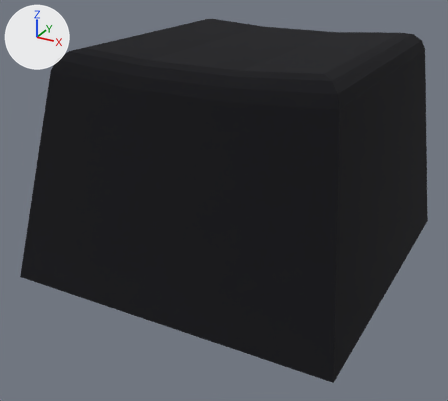
What one commit did to the FBX model Misinput/Assets/All Blender Models/DKey.fbx.
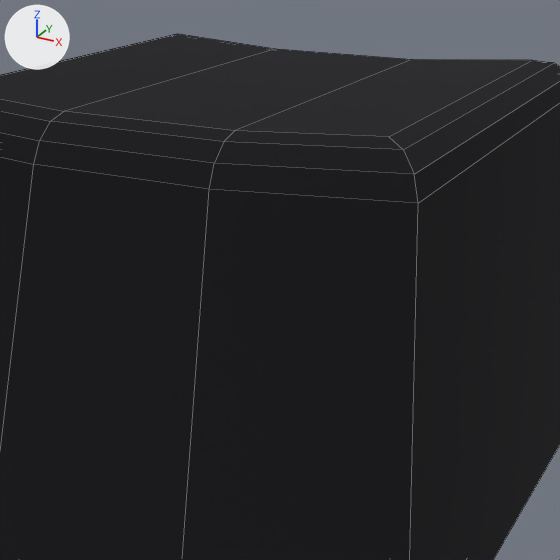
Each version appears first whole from a camera (50 mm lens) standing at (-0.114, -0.283, 0.166) and looking at (-0.337, 0.121, -0.036), and next in a close-up on the part from 26% to 93% of the width and 0% to 75% of the height. Arrows for +X, +Y and +Z are at upper left; the lights stay in place. The close-ups show mesh edges as thin lines. Where no turn or scale is listed for an object, it has been applied to the vertices.

Objects in the first close-up: 'D'.
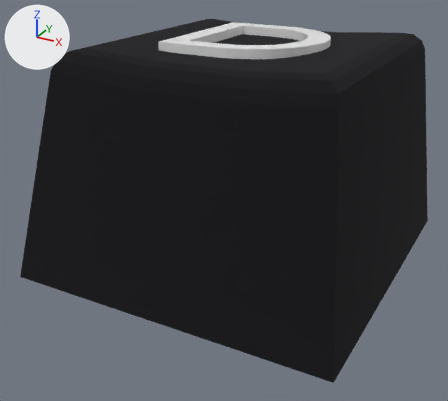
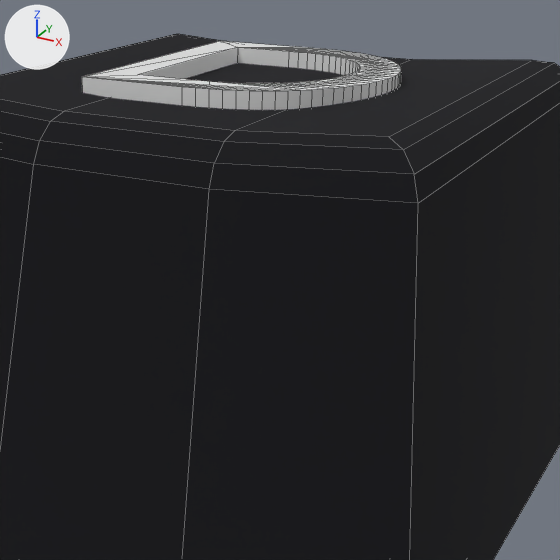
The change in detail:
Mesh me_a_002 is new.
It has 172 vertices, 258 faces and spans x -0.0512..0.0563, y -0.0514..0.0654, z -0.0086..0.0.
Object 'A.003' (ob_a_003) is new; it shows me_a_002.
Its location is (-0.3284, 0.1512, 0.0895).

Pixel boxes [x1, y1, x2, y2] of what changed, in the close-ups (560 x 560 px):
'A.003', added: after [82, 41, 401, 110]
